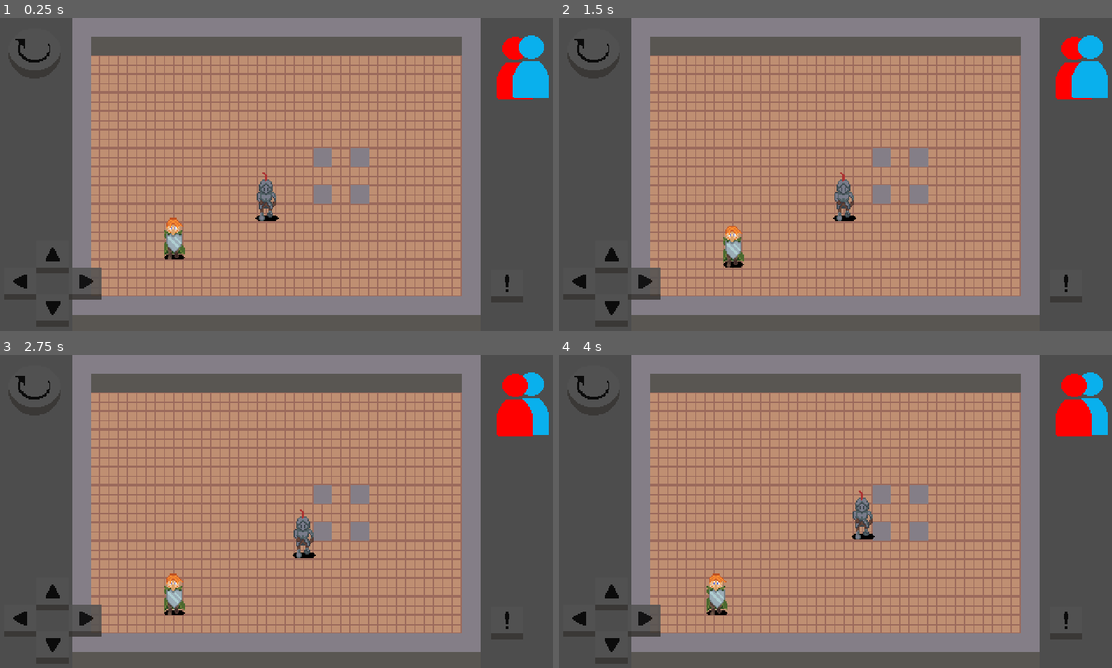
Above: before the commit, frames 1-4 (two rows, left to right).
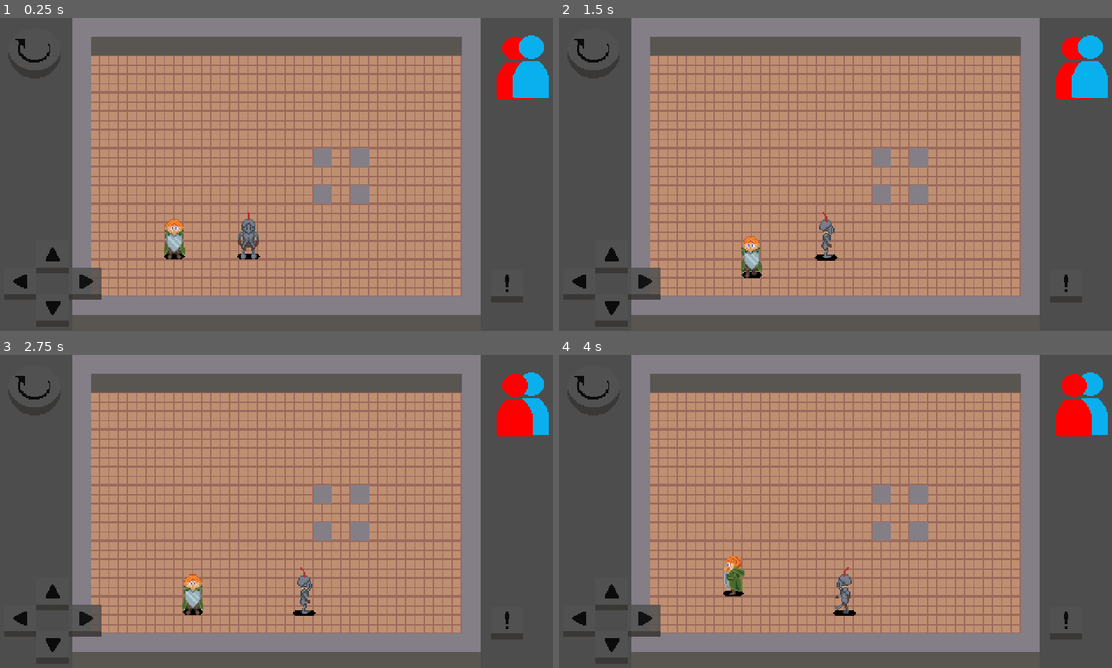
Above: after the commit, the same moments.

Repository: gumaciel/awesome-game-jam-01
Game: Godot game, scene res://scenes/main.tscn
The game is run twice, just before and just after one commit, with the same random seed, the same clock (stepped at 60 frames per second) and the same inputs. The engine's default icon, where the game draws it, is replaced by a stand-in: a white triangle on a blue panel in a dark square.
Inputs:
- Up to frame 1 (0.25 s): no input
- Up to frame 2 (1.5 s): tap Enter (ui_accept) at 0.5, 0.77 s; hold Right (ui_right) 0.53-1.28 s; hold Down (ui_down) from 1.28 s (still down)
- Up to frame 3 (2.75 s): tap Enter (ui_accept) at 1.52 s; release Down (ui_down) at 2.03 s; hold Right (ui_right) from 2.03 s (still down)
- Up to frame 4 (4 s): release Right (ui_right) at 2.78 s; hold Up (ui_up) 2.78-3.53 s; tap Enter (ui_accept) at 3.02, 3.77 s; hold Left (ui_left) from 3.53 s (still down)

The runs differ from the first frame. In frame 1, 0.9% of the frame differs, in the area x 29-51%, y 49-78%; in frame 2, 1.4%; in frame 3, 1.4%; in frame 4, 1.4%, in the area x 26-58%, y 43-84%.

Commit message:
dev/fix, colisão, movimento e implementado
mudei para o template 1, que é contínuo e melhor para as animações

Diff:
--- a/characters/Player_1/player_1.tscn
+++ b/characters/Player_1/player_1.tscn
@@ -6,8 +6,6 @@
 [node name="Player1" instance=ExtResource("1_rcrqd")]
 
 [node name="Texture" parent="." index="0"]
+position = Vector2(0, -8)
 scale = Vector2(1, 1)
 texture = ExtResource("2_svx0r")
-hframes = 4
-vframes = 3
-frame = 1
--- a/characters/Player_2/player_2.tscn
+++ b/characters/Player_2/player_2.tscn
@@ -6,9 +6,6 @@
 [node name="Player2" instance=ExtResource("1_x5led")]
 
 [node name="Texture" parent="." index="0"]
-position = Vector2(0, -3)
+position = Vector2(0, -11)
 scale = Vector2(1, 1)
 texture = ExtResource("2_myep5")
-hframes = 4
-vframes = 3
-frame = 1
--- a/characters/player_base.gd
+++ b/characters/player_base.gd
@@ -1,10 +1,11 @@
 class_name PlayerBase
-extends "res://characters/templates/player_template_3.gd"
+extends "res://characters/templates/player_template_1.gd"
 
 
 var direction : Vector2
 var SPEED : float = 200
 @onready var base_raycasts : Node2D = $Raycasts
+@export var animations : AnimationPlayer
 @export var active := true :
 	set(value):
 		set_physics_process(value)
@@ -15,3 +16,4 @@
 func _ready():
 	self.active = active
 	raycasts = base_raycasts
+	anim = animations
--- a/characters/player_base.tscn
+++ b/characters/player_base.tscn
@@ -6,13 +6,145 @@
 [sub_resource type="RectangleShape2D" id="RectangleShape2D_v28ut"]
 size = Vector2(18, 19)
 
-[node name="PlayerBase" type="Node2D"]
+[sub_resource type="Animation" id="Animation_5bx3v"]
+length = 0.001
+tracks/0/type = "value"
+tracks/0/imported = false
+tracks/0/enabled = true
+tracks/0/path = NodePath("Texture:frame")
+tracks/0/interp = 1
+tracks/0/loop_wrap = true
+tracks/0/keys = {
+"times": PackedFloat32Array(0),
+"transitions": PackedFloat32Array(1),
+"update": 1,
+"values": [0]
+}
+tracks/1/type = "value"
+tracks/1/imported = false
+tracks/1/enabled = true
+tracks/1/path = NodePath("Texture:flip_h")
+tracks/1/interp = 1
+tracks/1/loop_wrap = true
+tracks/1/keys = {
+"times": PackedFloat32Array(0),
+"transitions": PackedFloat32Array(1),
+"update": 1,
+"values": [false]
+}
+
+[sub_resource type="Animation" id="Animation_bgel3"]
+resource_name = "down"
+length = 0.4
+loop_mode = 1
+tracks/0/type = "value"
+tracks/0/imported = false
+tracks/0/enabled = true
+tracks/0/path = NodePath("Texture:frame")
+tracks/0/interp = 1
+tracks/0/loop_wrap = true
+tracks/0/keys = {
+"times": PackedFloat32Array(0, 0.1, 0.2, 0.3),
+"transitions": PackedFloat32Array(1, 1, 1, 1),
+"update": 1,
+"values": [0, 1, 2, 3]
+}
+
+[sub_resource type="Animation" id="Animation_akc7u"]
+resource_name = "left"
+length = 0.4
+loop_mode = 1
+tracks/0/type = "value"
+tracks/0/imported = false
+tracks/0/enabled = true
+tracks/0/path = NodePath("Texture:frame")
+tracks/0/interp = 1
+tracks/0/loop_wrap = true
+tracks/0/keys = {
+"times": PackedFloat32Array(0, 0.1, 0.2, 0.3),
+"transitions": PackedFloat32Array(1, 1, 1, 1),
+"update": 1,
+"values": [4, 5, 6, 7]
+}
+tracks/1/type = "value"
+tracks/1/imported = false
+tracks/1/enabled = true
+tracks/1/path = NodePath("Texture:flip_h")
+tracks/1/interp = 1
+tracks/1/loop_wrap = true
+tracks/1/keys = {
+"times": PackedFloat32Array(0),
+"transitions": PackedFloat32Array(1),
+"update": 1,
+"values": [true]
+}
+
+[sub_resource type="Animation" id="Animation_7ugm0"]
+resource_name = "right"
+length = 0.8
+loop_mode = 1
+tracks/0/type = "value"
+tracks/0/imported = false
+tracks/0/enabled = true
+tracks/0/path = NodePath("Texture:frame")
+tracks/0/interp = 1
+tracks/0/loop_wrap = true
+tracks/0/keys = {
+"times": PackedFloat32Array(0, 0.2, 0.4, 0.6),
+"transitions": PackedFloat32Array(1, 1, 1, 1),
+"update": 1,
+"values": [4, 5, 6, 7]
+}
+tracks/1/type = "value"
+tracks/1/imported = false
+tracks/1/enabled = true
+tracks/1/path = NodePath("Texture:flip_h")
+tracks/1/interp = 1
+tracks/1/loop_wrap = true
+tracks/1/keys = {
+"times": PackedFloat32Array(0),
+"transitions": PackedFloat32Array(1),
+"update": 1,
+"values": [false]
+}
+
+[sub_resource type="Animation" id="Animation_d0tnl"]
+resource_name = "up"
+length = 0.8
+loop_mode = 1
+step = 0.02
+tracks/0/type = "value"
+tracks/0/imported = false
+tracks/0/enabled = true
+tracks/0/path = NodePath("Texture:frame")
+tracks/0/interp = 1
+tracks/0/loop_wrap = true
+tracks/0/keys = {
+"times": PackedFloat32Array(0, 0.2, 0.4, 0.6),
+"transitions": PackedFloat32Array(1, 1, 1, 1),
+"update": 1,
+"values": [8, 9, 10, 11]
+}
+
+[sub_resource type="AnimationLibrary" id="AnimationLibrary_vxyko"]
+_data = {
+"RESET": SubResource("Animation_5bx3v"),
+"down": SubResource("Animation_bgel3"),
+"left": SubResource("Animation_akc7u"),
+"right": SubResource("Animation_7ugm0"),
+"up": SubResource("Animation_d0tnl")
+}
+
+[node name="PlayerBase" type="Node2D" node_paths=PackedStringArray("animations")]
 script = ExtResource("1_fqhkc")
+animations = NodePath("Animations")
 
 [node name="Texture" type="Sprite2D" parent="."]
 position = Vector2(0, -7.49997)
 scale = Vector2(0.21875, 0.210938)
 texture = ExtResource("1_xqc8x")
+hframes = 4
+vframes = 3
 
 [node name="AnimationPlayer" type="AnimationPlayer" parent="."]
 root_node = NodePath("")
@@ -41,3 +173,8 @@
 [node name="Right" type="RayCast2D" parent="Raycasts"]
 target_position = Vector2(20, 0)
 collision_mask = 2
+
+[node name="Animations" type="AnimationPlayer" parent="."]
+libraries = {
+"": SubResource("AnimationLibrary_vxyko")
+}
--- a/characters/templates/player_template_1.gd
+++ b/characters/templates/player_template_1.gd
@@ -1,28 +1,49 @@
-extends CharacterBody2D
+extends Node2D
 
 @export var ID_Player: int
 @export var Moving_Mode: int
+var raycasts : Node2D
+var anim : AnimationPlayer
 
 const GRID_SIZE: float = 16.0
 
 var is_moving: bool = false
+var animation_direction = {
+	Vector2.UP : "up",
+	Vector2.DOWN : "down",
+	Vector2.LEFT : "left",
+	Vector2.RIGHT : "right"
 
+}
 func _physics_process(_delta: float) -> void:
 	if get_direction() != Vector2.ZERO and not is_moving:
 		is_moving = true
+		var colliders : Array = []
+		for ray in raycasts.get_children():
+			if ray.is_colliding():
+				colliders.append(ray.target_position.clamp(Vector2(-1,-1),Vector2(1,1)))
 		var direction: Vector2 = get_direction()
+		if animation_direction.has(direction):
+			anim.play(animation_direction[direction])
+		if colliders.has(direction):
+			is_moving = false
+			return
 		var move_tween = create_tween()
 		move_tween.tween_property(
 			self,
 			"position",
 			position + direction * GRID_SIZE,
-			0.5
+			0.1
 		)
 		await get_tree().create_timer(.5).timeout
+		anim.stop()
 		is_moving = false
 
 func get_direction() -> Vector2:
-	return Vector2(
+	var direction = Vector2(
 		Input.get_axis("ui_left", "ui_right"),
 		Input.get_axis("ui_up","ui_down")
 		)
+	if !animation_direction.has(direction):
+		return Vector2.ZERO
+	return direction
--- a/characters/templates/player_template_3.gd
+++ b/characters/templates/player_template_3.gd
@@ -2,6 +2,7 @@
 
 var is_walking = false
 var raycasts : Node2D
+var anim : AnimationPlayer
 var inputs = {  "ui_up"    : Vector2.UP,
 				"ui_down"  : Vector2.DOWN,
 				"ui_left"  : Vector2.LEFT,
@@ -11,10 +12,11 @@
 
 func _unhandled_input(event) -> void:
 
-	if is_walking == false:
-		for dir in inputs.keys():
-			if event.is_action_pressed(dir):
-				move(dir)
+	for dir in inputs.keys():
+		if event.is_action_pressed(dir):
+			anim.play(dir)
+			move(dir)
+
 
 
 func move(dir) -> void:
@@ -27,5 +29,6 @@
 		return
 	var move_tween = create_tween()
 	var tile_position = position + inputs[dir] * 16
-	move_tween.tween_property(self, "position",tile_position , 0.5 )
-	is_walking = false
+	move_tween.tween_property(self, "position",tile_position , 0.2 )
+	await move_tween.finished
+	anim.pause()
--- a/scenes/levels/test_scene.tscn
+++ b/scenes/levels/test_scene.tscn
@@ -1,8 +1,7 @@
-[gd_scene load_steps=6 format=3 uid="uid://bykqtdbrsla4w"]
+[gd_scene load_steps=5 format=3 uid="uid://bykqtdbrsla4w"]
 
 [ext_resource type="TileSet" uid="uid://bmljjvxwi5lcm" path="res://world/tilesets_data/test_tileset.tres" id="1_njrg8"]
 [ext_resource type="PackedScene" uid="uid://brttmwofxttak" path="res://scenes/ui/ui.tscn" id="2_62sbp"]
-[ext_resource type="Script" path="res://ui/ui_controller.gd" id="3_hqebl"]
 [ext_resource type="PackedScene" uid="uid://brp6rwitih73k" path="res://characters/Player_2/player_2.tscn" id="4_qwccp"]
 [ext_resource type="PackedScene" uid="uid://dl4hgrkdmdu8f" path="res://characters/Player_1/player_1.tscn" id="5_eeddq"]
 
@@ -26,13 +25,12 @@
 layer_0/tile_data = PackedInt32Array(131078, 0, 0, 196614, 0, 0, 262150, 0, 0, 327686, 0, 0, 393222, 0, 0, 458758, 0, 0 …(5607 unchanged characters)…
 
 [node name="UI" parent="." node_paths=PackedStringArray("player_1", "player_2") instance=ExtResource("2_62sbp")]
-script = ExtResource("3_hqebl")
 player_1 = NodePath("../Player1")
 player_2 = NodePath("../Player2")
 
 [node name="Player2" parent="." instance=ExtResource("4_qwccp")]
 unique_name_in_owner = true
-position = Vector2(232, 157)
+position = Vector2(216, 198)
 active = false
 
 [node name="Player1" parent="." instance=ExtResource("5_eeddq")]
--- a/scenes/ui/ui.tscn
+++ b/scenes/ui/ui.tscn
@@ -1,5 +1,6 @@
-[gd_scene load_steps=9 format=3 uid="uid://brttmwofxttak"]
+[gd_scene load_steps=10 format=3 uid="uid://brttmwofxttak"]
 
+[ext_resource type="Script" path="res://ui/ui_controller.gd" id="1_s7rbk"]
 [ext_resource type="Texture2D" uid="uid://c22pj17u3obqe" path="res://ui/ui_arrow_up.tres" id="1_wt4m1"]
 [ext_resource type="Texture2D" uid="uid://cx3f4jgx25vbw" path="res://ui/ui_arrow_down.tres" id="2_ol0ws"]
 [ext_resource type="Texture2D" uid="uid://dcaunsljhoooe" path="res://ui/ui_arrow_right.tres" id="3_r7tyq"]
@@ -12,6 +13,7 @@
 [node name="UI" type="Control"]
 layout_mode = 3
 anchors_preset = 0
+script = ExtResource("1_s7rbk")
 
 [node name="Arrows" type="Node2D" parent="."]
 position = Vector2(33, 187)
Binary file changed: assets/players/knight_char_Sheet.png
Not shown: 1 places in characters/player_base.tscn that only renumber resources
